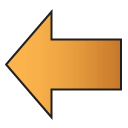
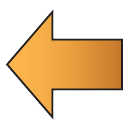
Layered file, before and after one edit (128 × 128). Changes by layer:
removed layer "Layer 1" over [left=5, top=9, right=122, bottom=120]
added layer "backward" over [left=5, top=9, right=123, bottom=120]
